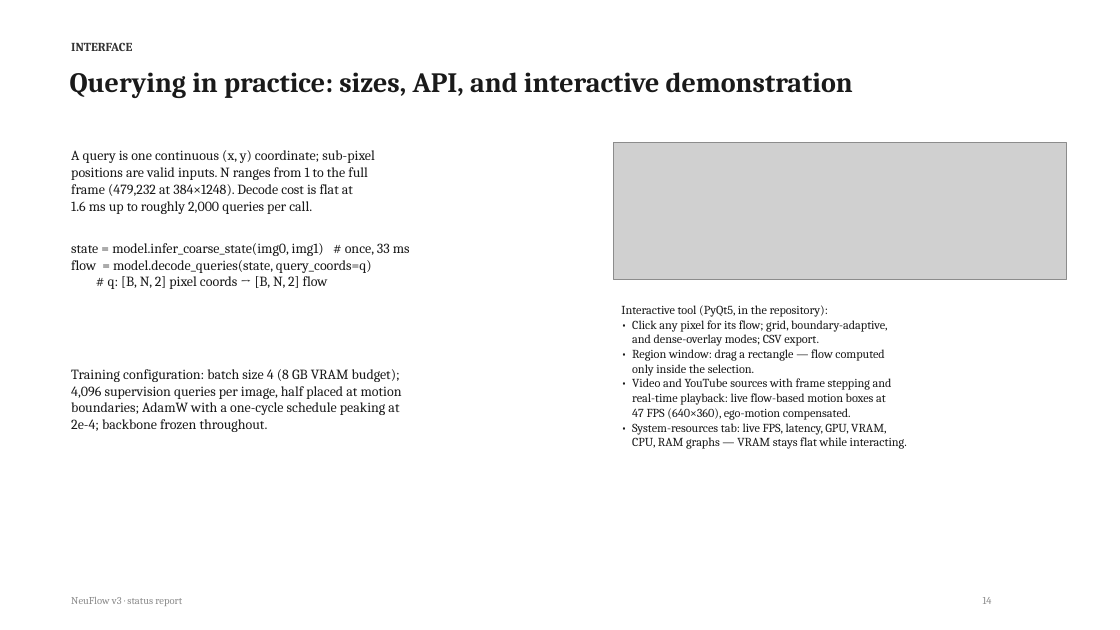
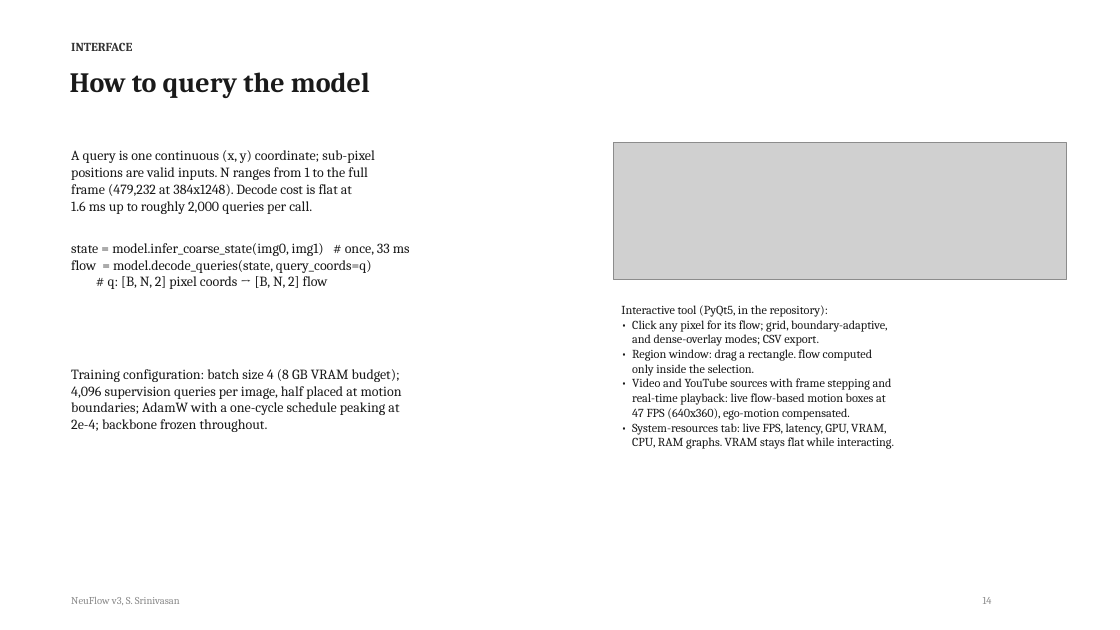
Before and after one commit to shrirag10/Neuflowv3, a slide deck: slide 14 of docs/NeuFlow_v3_status.pptx. Drawn at 1120x630 pixels with LibreOffice and Linux fonts; fonts in the diff are those of the drawing; grey boxes stand for pictures. Boxes give left, top, right and bottom in pixels: in the first picture for what was removed or moved away, otherwise in the second. Text is boxed around its words. In the diff, an @@ line names an element or a change of style, - is before the commit and + after.

```diff
--- a/docs/NeuFlow_v3_status.pptx
+++ b/docs/NeuFlow_v3_status.pptx
@@ text at (70, 72, 370, 98): text changed @@
-Querying in practice: sizes, API, and interactive demonstration
+How to query the model
@@ text at (71, 184, 352, 196): text changed @@
-frame (479,232 at 384×1248). Decode cost is flat at
+frame (479,232 at 384x1248). Decode cost is flat at
@@ text at (632, 349, 872, 361): text changed @@
-• Region window: drag a rectangle — flow computed
+• Region window: drag a rectangle. flow computed
@@ text at (632, 408, 850, 420): text changed @@
-47 FPS (640×360), ego-motion compensated.
+47 FPS (640x360), ego-motion compensated.
@@ text at (632, 437, 894, 449): text changed @@
-CPU, RAM graphs — VRAM stays flat while interacting.
+CPU, RAM graphs. VRAM stays flat while interacting.
@@ text at (71, 597, 180, 605): text changed @@
-NeuFlow v3 · status report
+NeuFlow v3, S. Srinivasan
```
Also in this commit, not shown: 17 other slides changed, 1 other file.
